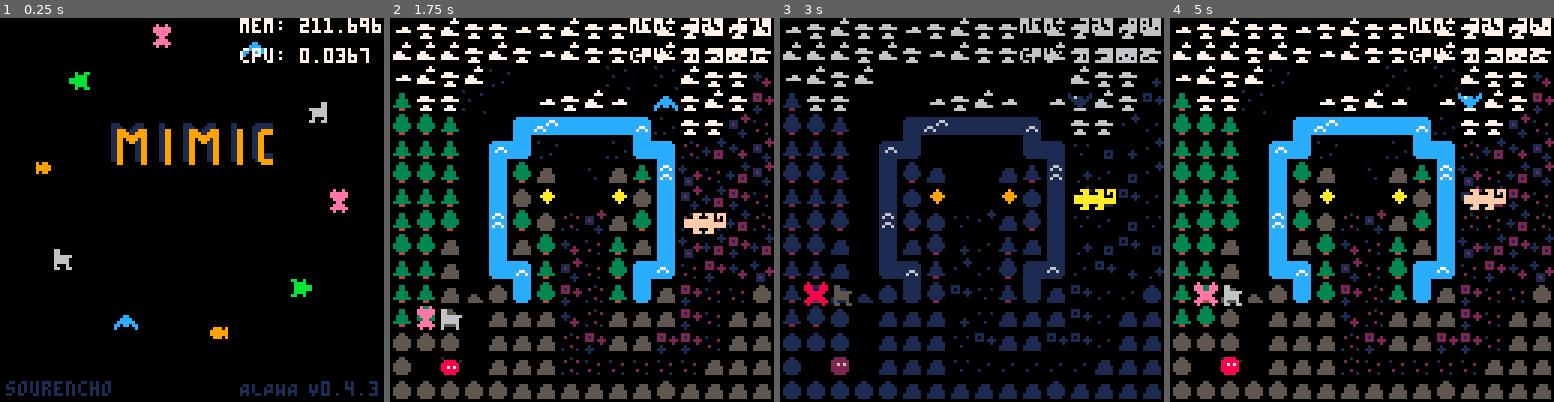
Above: before the commit, frames 1-4 (left to right).
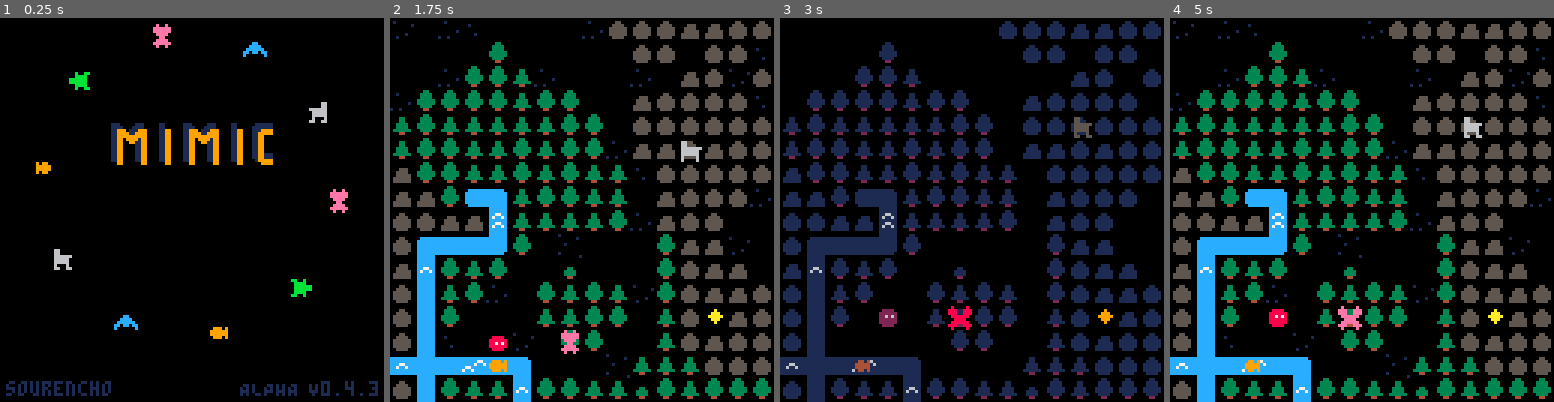
Above: after the commit, the same moments.

Repository: sourencho/mimic
Game: PICO-8 cartridge mimic.p8
Same seed, same stepped clock (60 frames per second), same inputs: the game is played once before the commit and once after it.
Inputs:
- Up to frame 1 (0.25 s): no input
- Up to frame 2 (1.75 s): tap X (X key) at 0.33, 1.07 s; tap O (Z key) at 0.7, 1.7 s; hold Right from 1.6 s (still down)
- Up to frame 3 (3 s): tap X (X key) at 1.85, 2.97 s; release Right at 2.1 s; tap O (Z key) at 2.1, 2.5, 2.9 s; hold Up 2.15-2.42 s; hold Right from 2.47 s (still down)
- Up to frame 4 (5 s): release Right at 3.03 s; hold Left 3.08-3.58 s; tap O (Z key) every 0.4 s from 3.3 to 4.9 s; hold Down 3.63-3.97 s; hold Right 4.02-4.68 s; tap X (X key) at 4.08 s; hold Up from 4.73 s (still down)

The runs differ from the first frame. In frame 1, 1.1% of the frame differs, in the area x 62-100%, y 0-12%; in frame 2, 41%; in frame 3, 31%; in frame 4, 41%, in the area x 0-100%, y 0-100%.

Commit message:
Fix level 6

Diff:
--- a/mimic.p8
+++ b/mimic.p8
@@ -9,7 +9,7 @@
 -- DATA
 
 -- SETTINGS
-start_level = 14
+start_level = 6
 level_count = 15
 skip_tutorial = true
 skip_levels = {4, 7, 9}
@@ -31,7 +31,7 @@
 
 debug_mode = false
 DEBUG_OUT_FILE = "out.txt"
-SHOW_STATS = true
+SHOW_STATS = false
 debug = "DEBUG\n"
 
 -- spr numbers 2x2 matrix to support large sprites
@@ -2187,14 +2187,14 @@
 0000a0000000000000000100000000000000000000000000000000000cccccccccccccccccccccc0ccccccc00cccccc0cc7cc7c0cccccccc0010000000111020
 000000000000000000100000000000000000000000000000000000000cccccccccccccccccccccc0cccccc0000cccc00ccccccc0cccccccc0111000000121000
 000000000000000000000000000000000000000000000000000000000cccccc0000000000cccccc000000000000000000cccccc0000000000010000000111000
-000000000000000000000000000000000000000000000000000000000cccccc00cccccc00cccccc0000000000000000000000000000000000000002000000010
-000550000000000000000000077000000000000000000000000000000cccccc0ccccccc00ccccccc00cccc0000cccccccccccccc000000000000022200000111
-005555000005550000000000000000000000000000000000000000000cccccc0ccccccc00ccccccc0cccccc00ccccccccccccccc000000000111002000000010
-055555500055550000000000000770000000000000000000000000000cccccc0ccccccc00ccccccc0cccccc00ccccccccccccccc000000000121000001000000
-055555500055555000055000007777000000000000000000000000000cccccc0ccccccc00ccccccc0cccccc00ccccccccccccccc000000000111000011102220
-055555500555555000555500007777700000000000000000000000000cccccc0ccccccc00ccccccc0cccccc00ccccccccccccccc000000000000010001002120
-005555000555555000555550077777700000000000000000000000000cccccc0ccccccc00ccccccc0cccccc000cccccccccccccc000000000000111000002220
-000000000000000000000000000000000000000000000000000000000cccccc00cccccc00cccccc00cccccc0000000000cccccc0000000000000010000000000
+000000000000000000000000000000000000000000000000000000000cccccc00cccccc00cccccc00000000000000000000000000cccccc00000002000000010
+000550000000000000000000077000000000000000000000000000000cccccc0ccccccc00ccccccc00cccc0000cccccccccccccccccccccc0000022200000111
+005555000005550000000000000000000000000000000000000000000cccccc0ccccccc00ccccccc0cccccc00ccccccccccccccccccccccc0111002000000010
+055555500055550000000000000770000000000000000000000000000cccccc0ccccccc00ccccccc0cccccc00ccccccccccccccccccccccc0121000001000000
+055555500055555000055000007777000000000000000000000000000cccccc0ccccccc00ccccccc0cccccc00ccccccccccccccccccccccc0111000011102220
+055555500555555000555500007777700000000000000000000000000cccccc0ccccccc00ccccccc0cccccc00ccccccccccccccccccccccc0000010001002120
+005555000555555000555550077777700000000000000000000000000cccccc0ccccccc00ccccccc0cccccc000cccccccccccccccccccccc0000111000002220
+000000000000000000000000000000000000000000000000000000000cccccc00cccccc00cccccc00cccccc0000000000cccccc00cccccc00000010000000000
 000330000000000000000000000000000000000000000000000000000cccccc00cccccc00cccccc00cccccc0cccccccc0cccccc00cccccc00000000000000000
 003333000003300000000000000000000000000000000000000000000cccccccccccccccccccccc00cccccccccccccccccccccc0ccccccc00000000000001000
 003333000003300000000000007770000000000000000000000000000cccccccccccccccccccccc00cccccccccccccccccccccc0ccccccc00010000000200020
@@ -2406,24 +2406,24 @@
 
 
 __gff__
-0000000000fd00fffeff0602060400000800000000fffefffeff0602060000000000000000ff00fffe020201000000000000000000ff0000000200000000000008101060101010020202020202028080040424401010100202020202020080800101214010101002020202020202808010101040101010020202020208088010
+0000000000fd00fffeff0602060400000800000000fffefffeff0602060000000000000000ff00fffe020201000000000000000000ff0000000200000000000008101060101010020202020202028080040424401010100202020202020280800101214010101002020202020202808010101040101010020202020208088010
 0808080808080808080808080808080802020202020000000800000000000000020202020000000000000000000000000202020200000000000000000000000000000000000000000000000000000000000000000000000000000000000000000000000000000000000000000000000000000000000000000000000000000000
 __map__
-6060606160606060606060606061606041414141414141414141414141414141606161626060606060606060606160604141414141414141414141414141414160606060606060606060606060606060616062616060606061605061606160604241717060616060605050505151505050515150505150576060606051515151
-6071414170426060616061616061606241714161626161704141704141414241606061606060606060616260626060604141414143414143416341414141414160606060606060606060606060616061606160606060606161626150506260604141416060616177484950474848784850504241505151576141714151515151
-6141704141416060607241704261606041416047487849617141414141414141484c60626061606162606060606060604143434143436343436343414143414161616160616161616161606147487848606262606161616260606160505060604141716060615b6c6159486d5170424151514141412841576141627041515151
-60714141417160616041616061616160716062574070674960414141414141705157606060406060606060605160606041634063431773637343436343436363616061616261606161616161576060606060616160606060616060515150606171606060606160606057515050505070507041414141717a6161614141425151
-6160606061606061424160606161616041416057414171674c61704141714141516778484849606061474849605160604343636343634343637373634363634348784849611561474878484957606061606161616062626060616050405060606160616161616160607b505050505050714141724150415761616147484a5151
-606060606060606141606160606060604141616a49414141576041414141414150515151516a48480758707a51516060434343616160616060606063515150536060615761616157515050676d606161606060606060606161606050505060606160606161606160604b51512751505060414141505050576161157a51515151
+6060606160606060606060606061606041414141414141414141414141414141606161626060606060606060606160604141414141414141414141414141414160606060606060606060606060606060616062616060606061605061606160604241717041414141715050505151505050515150505150576060606051515151
+6071414170426060616061616061606241714161626161704141704141414241606061606060606060616260626060604141414143414143416341414141414160606060606060606060606060616061606160606060606161626150506260604141414160414141414150504150507050504241505151576141714151515151
+6141704141416060607241704261606041416047487849617141414141414141484c60626061606162606060606060604143434143436343436343414143414161616160616161616161606147487848606262606161616260606160505060604141716060617141414171415150425051514141412841576141627041515151
+60714141417160616041616061616160716062574070674960414141414141705157606060406060606060605160606041634063431773637343436343436363616061616261606161616161576060606060616160606060616060515150606171606060606160604141515050505070507041414141717a6161614141425151
+6160606061606061424160606161616041416057414171674c617041417141415167784848496060614748496051606043436363436343436373736343636343487848496115614748784849576060616061616160626260606160504050606061606161616161606041505050505050714141724150415761616147484a5151
+606060606060606141606160606060604141616a49414141576041414141414150515151516a48480758707a51516060434343616160616060606063515150536060615761616157515050676d606161606060606060606161606050505060606160606161606160607151512751505060414141505050576161157a51515151
 60054142417042414170424160604060424141616749417057607160606070415051515151515151516a486c5160606060606061614160616060616351505063606061677948486d5161616160607061606260516060606260515051505151505160606161606160616170505050505060414150505050594848486951515151
-6060606060416060606060606061606041704141606778485860606260606060502750515150505151515151516160606161614141414161606151505051515161616051505150515141714172414161605051516060606060504150505061515151605b49616060616141505050507160505151515151574241415751515151
+6060606060416060606060606061606041704141606778485860606260606060502750515150505151515151516160606161614141414161606151505051515161616051505150515141714172414161605051516060606060504150505061515151605b49616060616141515050507160505151515151574241415751515151
 616060616041426061606160606060604141414160606060674961606062606051515150515151515150774a51606060606141417241414141424141417241606051515150505150514170414141416160515051424170606051715051506050505051517b6161616160715150504141607051474848486d3541476c50515051
-60606160616041414260606061606060417141416160606160674848790749614142054142515150515157515060156061417241414142414141605150505160615151505051505147784a414141726161605151414141416050415051506051504748486c60417241414150515142416051517a606060514142574150715151
-6260606060606060704160606061606071414170414141416060616160606a48515141414141715147796c51606160615070415141414172416060505150515151515152514748486d4141417241616160605150524141426050415050506050517a60616041416241414150505151416051614b605050507041574241054141
-606060606060616061706060606061604141417141417141414142606060616050517748784848486c515151515060605051415060526041605151515150515151522750525761704141714141416061626050504141414141414150605060605057616071416061606142505051515060616161605050505151575141424160
+60606160616041414260606061606060417141416160606160674848790749614142054142515150515157515060156061417241414142414141605150505160615151505051505147784a414141726161605151414141416050415051506051504748486c60417241414160515142416051517a606060514142574150715151
+6260606060606060704160606061606071414170414141416060616160606a48515141414141715147796c51606160615070415141414172416060505150515151515152514748486d4141417241616160605150524141426050415050506050517a60616041416241414160505151416051614b605050507041574241054141
+606060606060616061706060606061604141417141417141414142606060616050517748784848486c515151515060605051415060526041605151515150515151522750525761704141714141416061626050504141414141414150605060605057616071416061606142605051515060616161605050505151575141424160
 4878484960606060604260606160606041414141414141414141416060606060605057605050505151515150505160605150515160416061515151505150515151515151517a61416241414141726161606051274241414142417150605060625057604141416161606041615040515060616161605050505151575161606060
 6060606a484961606041606015606060414241414241414142414161626261606061576060507041515051515160606050505060617261606050505051505051514051515167496142624141714160616260515050610561616151516151506150577005414241156041416150515050606161616150505151514b5160606060
-606161606167496060606060606061604141057041714141414141606161156148486d606160506060515150606060615150606061056161606051275151515151515151515157610561606041416160606150515060606060606260606061615059487807494141417261616150505060616161616161515151515160604060
+606161606167496060606060606061604141057041714141414141606161156148486d60616050606051515060606061515060606105616160605127515151515151515151515761056160604141616060615051506060606060626060606161795d487807494141417261616150505060616161616161515151515160604060
 6160616060607a6061606061606060607041414141704141414171417160616160606060606261606160606060606162505050505050505050505050505050505150505250507a6060606060606060606051505061606161616161616161606050576061617a6060616162606160606060606060606060605150515160606060
 4100004141414141414141414141414160606060606060606060606060606060606062616161605050437343736373634141414141414141414141414141414141414150514141414141414170504141616060605051505150576070414161614363736363436373636343736373637300000000000000000000000000000000
 41414141424141414041414241414141606060606060606060606060606160616177484878484848077948484c436363417041414141414171414141414141414170414105704150424141414241514160606160605051514e7a6161424748797373736373634373636343736363636300000000000000000000000000000000
